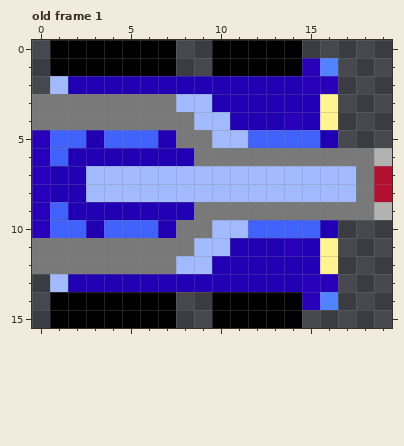
Pixel-art file -- Assets/Sprites/jeep.ase. That is the earlier state.
20x16 pixels, 2 frames. Shown: old frame 1. The commit also changed other frames, which this record leaves out.
New version:
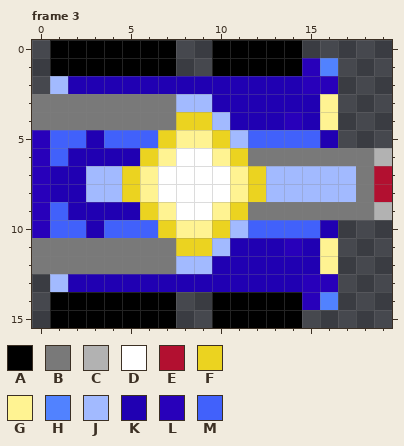
Palette (. is transparent): A #000000  B #797979  C #b2b2b2  D #ffffff  E #b21030  F #ebd320  G #fff392  H #5182ff  J #a2baff  K #2000b2  L #2800ba  M #4161fb
A new or re-ordered frame is compared with the old frame closest to it.
Difference:
frames 2 -> 13
--- frame 3 is new; against old frame 1
@@ x 3..14 @@
  3 BBBBBJJKKKKK
- 4 BBBBBBJJKKKL
- 5 KMMMKBBJJMMM
- 6 KKKKKKBBBBBB
- 7 JJJJJJJJJJJJ
- 8 JJJJJJJJJJJJ
- 9 KKKKKKBBBBBB
-10 KMMMKBBJJMMM
-11 BBBBBBJJKKKL
+ 4 BBBBBFFJKKKL
+ 5 KMMMFGGFJMMM
+ 6 KKKFGDDGFBBB
+ 7 JJFGDDDDGFJJ
+ 8 JJFGDDDDGFJJ
+ 9 KKKFGDDGFBBB
+10 KMMMFGGFJMMM
+11 BBBBBFFJKKKL
 12 BBBBBJJKKKKK
